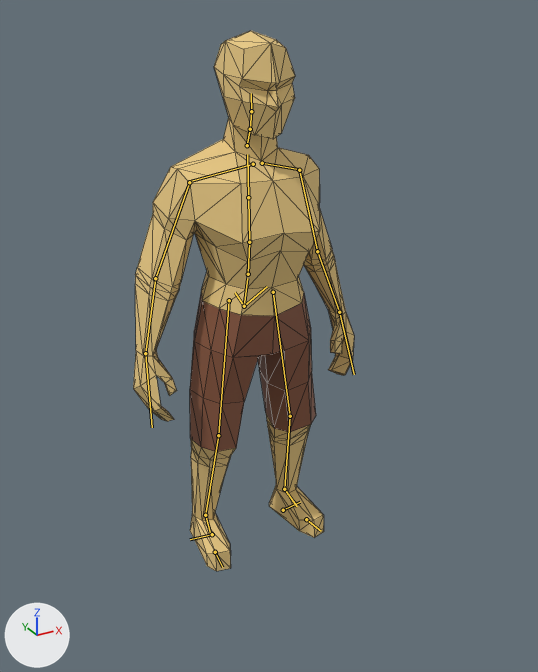
The glTF model assets/meshes/player/Player.glb as it was, and as the next commit left it.
Before and after are seen from a camera (50 mm lens) standing at (-1.083, -2.1, 1.851) and looking at (-0.059, -0.237, 0.919). Arrows for +X, +Y and +Z are at lower left; the lights stay in place. The first picture is the older version. The bones that change, and the others that lie on the model, are drawn over the model as lines. Mesh edges are drawn as thin lines.

In view in the first picture: 'Player'.
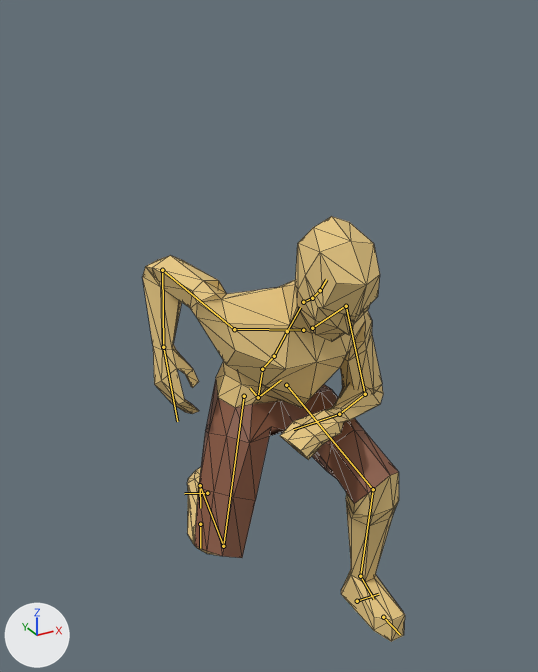
The newer file adds an action. The first version stands in its rest pose; the second is drawn at frame 12 of the action 'attack_sword_charge'.

Location of each change, (x1, y1, x2, y2) in pixels of the pictures (538 x 672 px):
'Player', posed (19% wider, 21% shorter)
    before: (133, 31, 354, 571)
    after: (142, 216, 405, 641)
bone 'spine', root to tip
    before: (244, 306) to (247, 278)
    after: (258, 397) to (262, 372)
bone 'spine.001', root to tip
    before: (248, 274) to (249, 242)
    after: (262, 369) to (274, 356)
bone 'upper_arm.L', root to tip
    before: (299, 170) to (317, 251)
    after: (346, 306) to (365, 394)
bone 'forearm.L', root to tip
    before: (317, 251) to (339, 312)
    after: (365, 394) to (339, 414)
bone 'hand.L', root to tip
    before: (339, 312) to (354, 374)
    after: (339, 414) to (293, 429)
bone 'upper_arm.R', root to tip
    before: (189, 182) to (155, 278)
    after: (234, 329) to (162, 270)
bone 'forearm.R', root to tip
    before: (155, 278) to (145, 353)
    after: (162, 270) to (163, 347)
bone 'hand.R', root to tip
    before: (145, 353) to (152, 427)
    after: (163, 347) to (177, 421)
bone 'thigh.L', root to tip
    before: (273, 292) to (290, 416)
    after: (286, 385) to (373, 489)
bone 'shin.L', root to tip
    before: (290, 416) to (284, 489)
    after: (373, 489) to (360, 576)
bone 'thigh.R', root to tip
    before: (229, 300) to (218, 435)
    after: (244, 396) to (223, 546)
bone 'shin.R', root to tip
    before: (218, 435) to (205, 515)
    after: (223, 546) to (200, 485)
bone 'foot.R', root to tip
    before: (205, 515) to (211, 536)
    after: (200, 485) to (200, 508)

What the commit changed:
Bone 'spine' (bone_spine) moves from (0.0, 0.0, 0.0) to (0.0, -0.275, 0.175).
Bone 'spine.001' (bone_spine_001) turns from (0, 0, 0) to (38, 0, 0) degrees about its own x, y and z.
Bone 'upper_arm.L' (bone_upper_arm_l) turns from (0, 0, 0) to (53, 22, 12) degrees about its own x, y and z.
Bone 'forearm.L' (bone_forearm_l) turns from (0, 0, 0) to (88, 6, 8) degrees about its own x, y and z.
Bone 'hand.L' (bone_hand_l) turns from (0, 0, 0) to (0, 58, 0) degrees about its own x, y and z.
Bone 'upper_arm.R' (bone_upper_arm_r) turns from (0, 0, 0) to (-61, -24, 0) degrees about its own x, y and z.
Bone 'forearm.R' (bone_forearm_r) turns from (0, 0, 0) to (99, 23, -5) degrees about its own x, y and z.
Bone 'hand.R' (bone_hand_r) turns from (0, 0, 0) to (1, 11, -4) degrees about its own x, y and z.
Bone 'thigh.L' (bone_thigh_l) turns from (0, 0, 0) to (-69, 1, -7) degrees about its own x, y and z.
Bone 'shin.L' (bone_shin_l) turns from (0, 0, 0) to (63, -7, 12) degrees about its own x, y and z.
Bone 'thigh.R' (bone_thigh_r) turns from (0, 0, 0) to (-22, 1, 16) degrees about its own x, y and z.
Bone 'shin.R' (bone_shin_r) turns from (0, 0, 0) to (97, 16, -14) degrees about its own x, y and z.
Bone 'foot.R' (bone_foot_r) turns from (0, 0, 0) to (-28, 8, -14) degrees about its own x, y and z.
